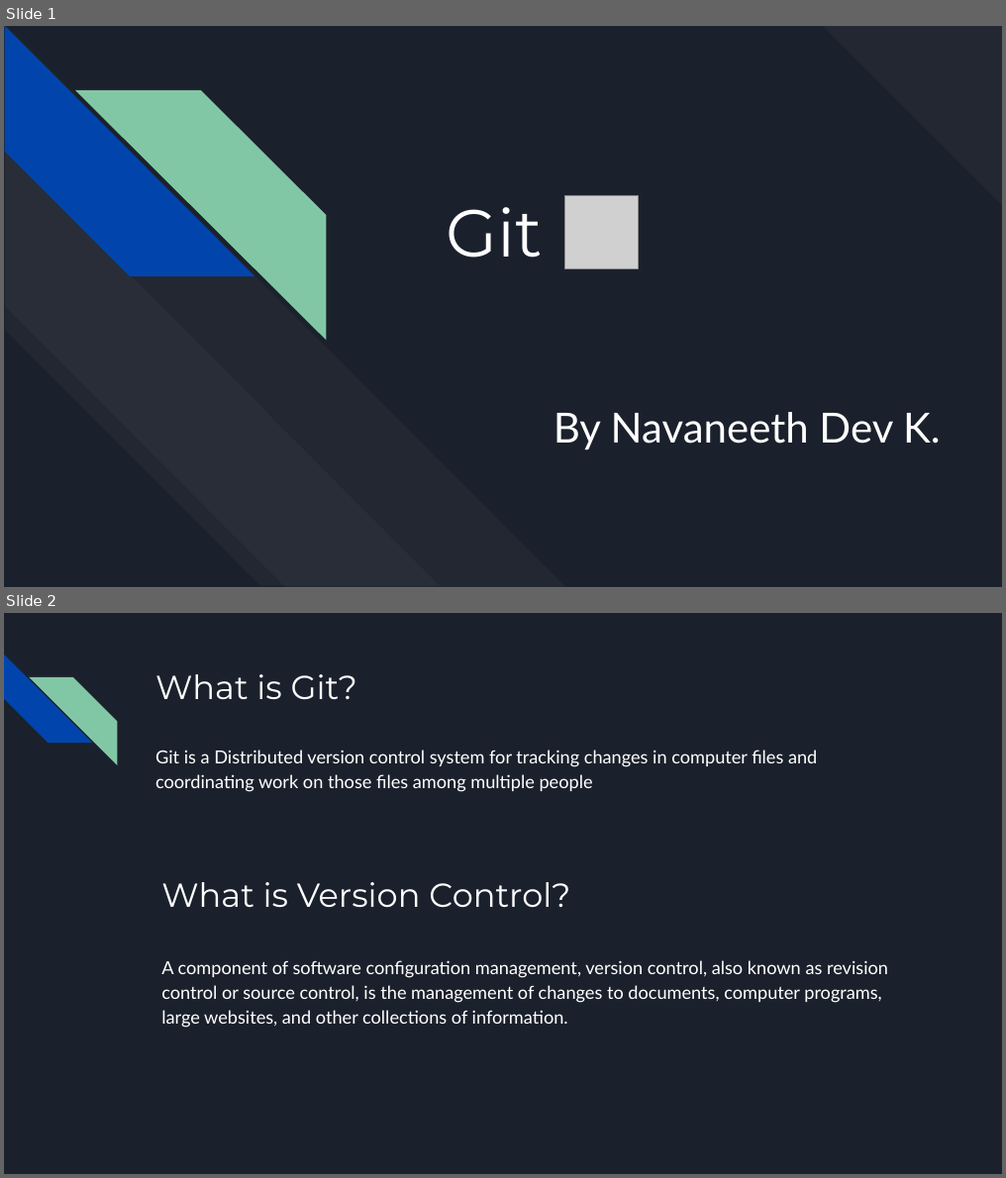
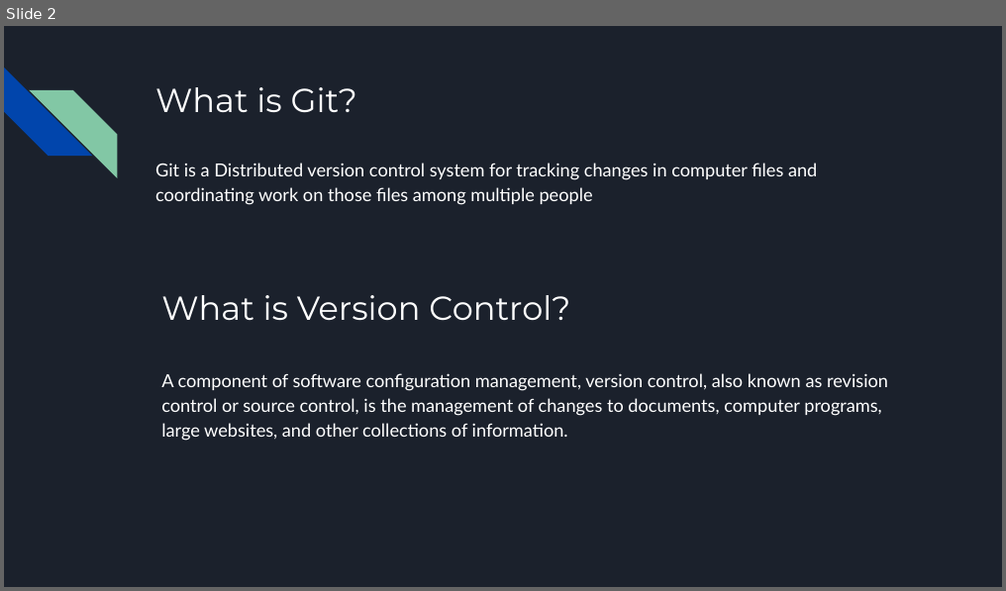
Before and after one commit to venukandagatla/EPAM-Training, a slide deck: Git.pptx. Shown one above the other, each under a label of ours: slides 1 and 2 before the commit, slide 2 after it. The pictures are 1006x1178 and 1006x591 pixels, drawn with LibreOffice and Linux fonts; fonts in the diff are those of the drawing; grey boxes stand for pictures. Boxes give left, top, right and bottom in pixels: in the first picture for what was removed or moved away, otherwise in the second. Text is boxed around its words. In the diff, an @@ line names an element or a change of style, - is before the commit and + after.

```diff
--- a/Git.pptx
+++ b/Git.pptx
@@ slide 1 removed at bbox=[4, 26, 1002, 587], background #1B212C @@
@@ diag stripe removed at bbox=[823, 26, 1002, 205] @@
@@ group removed at bbox=[4, 27, 566, 586]: 4 diag stripes @@
@@ picture removed at bbox=[564, 196, 638, 270] @@
@@ title removed at bbox=[447, 207, 543, 258] @@
-Git
@@ subtitle removed at bbox=[553, 412, 941, 451] @@
-By Navaneeth Dev K.
```
Also in this commit, not shown: 1 slide added, 9 other files.
